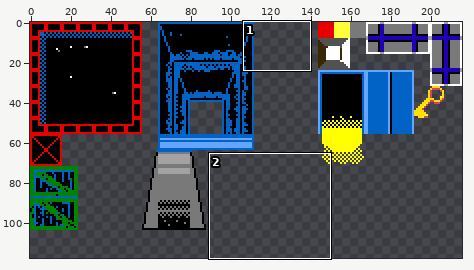
Sprite sheet: Project/Content/Sprites/Tilemap/tilemap.png. The first picture is a wide view before the edit; the outline marks the close-up.
Close-up. Earlier state:
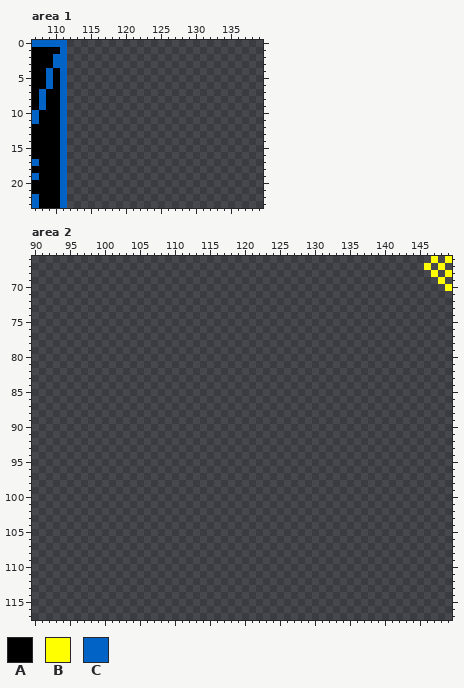
The file is 216x200 pixels. Shown: area 1: x 107..139, y 0..23; area 2: x 90..149, y 66..117. The wide view leaves out empty margins. The commit also changed other parts of the picture, which this record leaves out.
Palette (. is transparent): A #000000  B #ffff00  C #0163c6
Pixels before, area 1, first column x 107:
 0 CCCCC
 1 AAAAC
 2 AAACC
 3 AAACC
 4 AACAC
 5 AACAC
 6 AACAC
 7 ACAAC
 8 ACAAC
 9 ACAAC
10 CAAAC
11 CAAAC
12 AAAAC
13 AAAAC
14 AAAAC
15 AAAAC
16 AAAAC
17 CAAAC
18 AAAAC
19 CAAAC
20 AAAAC
21 AAAAC
22 CAAAC
23 CAAAC
Pixels before, area 2 (only the part around the change), first column x 90:
 68 .........................................................B
 69 ..........................................................
 70 ..........................................................
 71 ..........................................................
 72 ..........................................................
 73 ..........................................................
 74 ..........................................................
 75 ..........................................................
 76 ..........................................................
 77 ..........................................................
 78 ..........................................................
 79 ..........................................................
 80 ..........................................................
 81 ..........................................................
 82 ..........................................................
 83 ..........................................................
 84 ..........................................................
 85 ..........................................................
 86 ..........................................................
 87 ..........................................................
 88 ..........................................................
 89 ..........................................................
 90 ..........................................................
 91 ..........................................................
 92 ..........................................................
 93 ..........................................................
 94 ..........................................................
 95 ..........................................................
 96 ..........................................................
 97 ..........................................................
 98 ..........................................................
 99 ..........................................................
100 ..........................................................
101 ..........................................................
102 ..........................................................
103 ..........................................................
104 ..........................................................
105 ..........................................................
106 ..........................................................
107 ..........................................................
108 ..........................................................
109 ..........................................................
110 ..........................................................
111 ..........................................................
112 ..........................................................
113 ..........................................................
114 ..........................................................
And afterwards:
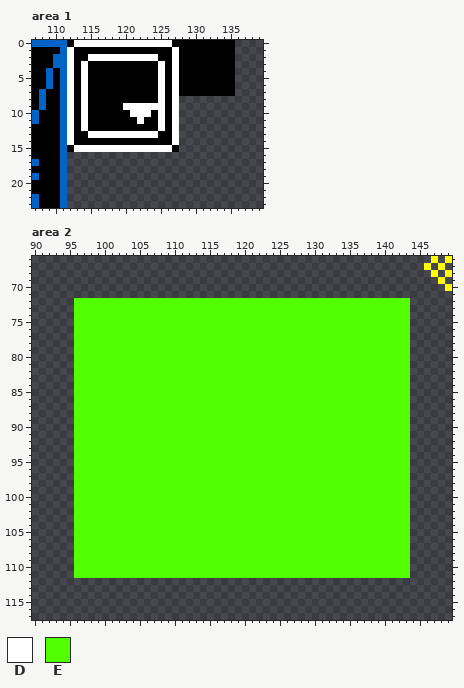
Colours new in this view: D #ffffff  E #51ff00
The exact change:
Area 1:
y 0: x 112..135 ........................ -> ADDDDDDDDDDDDDDAAAAAAAAA
y 1: x 112..135 ........................ -> DAAAAAAAAAAAAAADAAAAAAAA
y 2: x 112..135 ........................ -> DAADDDDDDDDDDAADAAAAAAAA
y 3..7: x 112..135 ........................ -> DADAAAAAAAAAADADAAAAAAAA
y 8: x 112..127 ................ -> DADAAAAAAAAAADAD
y 9: x 112..127 ................ -> DADAAAAADDDDDDAD
y 10: x 112..127 ................ -> DADAAAAAADDDADAD
y 11: x 112..127 ................ -> DADAAAAAAADAADAD
y 12: x 112..127 ................ -> DADAAAAAAAAAADAD
y 13: x 112..127 ................ -> DAADDDDDDDDDDAAD
y 14: x 112..127 ................ -> DAAAAAAAAAAAAAAD
y 15: x 112..127 ................ -> ADDDDDDDDDDDDDDA
Area 2:
y 72..111: x 96..143 ................................................ -> EEEEEEEEEEEEEEEEEEEEEEEEEEEEEEEEEEEEEEEEEEEEEEEE
Boxes around the changes in both close-ups, in picture pixels (x1, y1, x2, y2):
added: (67, 40, 235, 152)
added: (74, 298, 410, 578)
